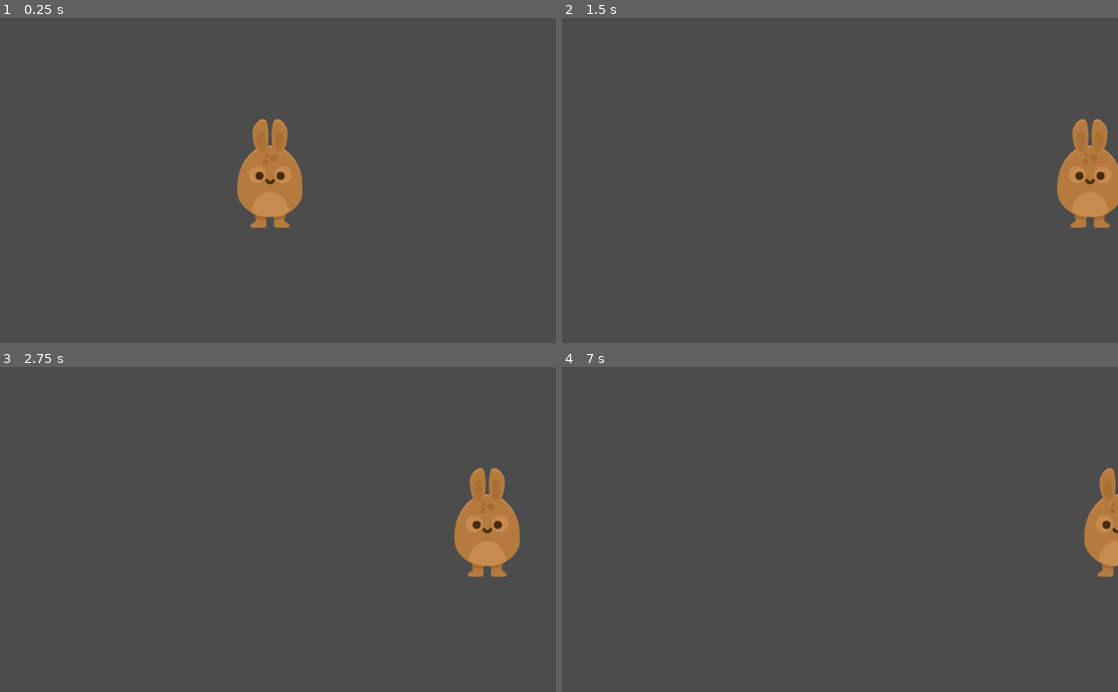
Above: before the commit, frames 1-4 (two rows, left to right).
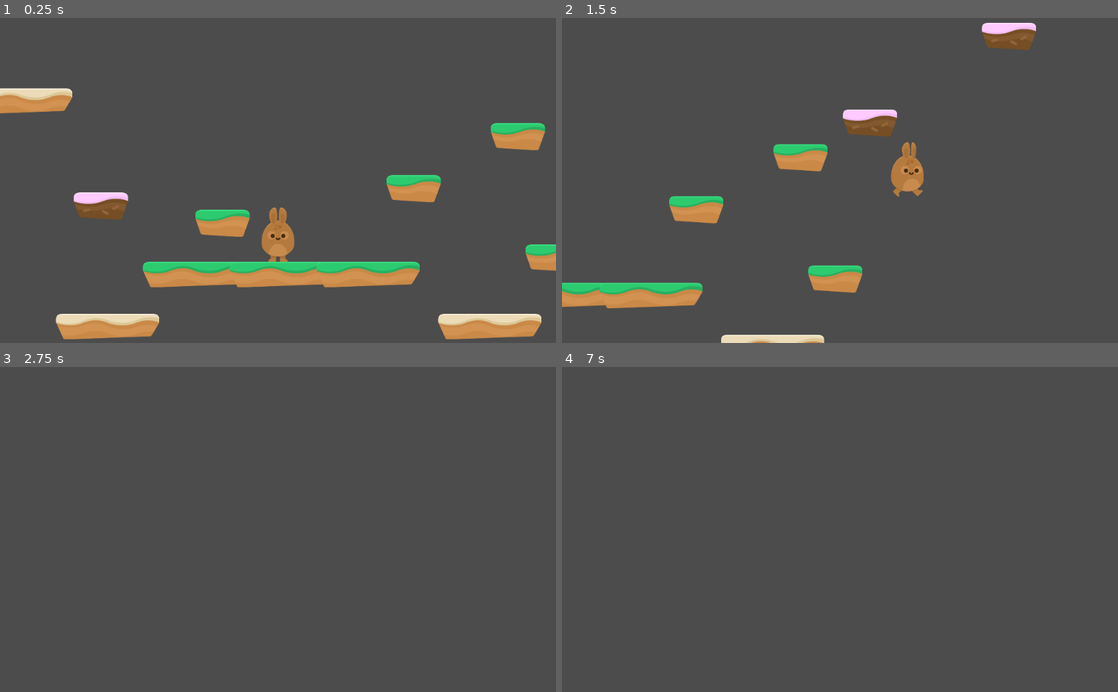
Above: after the commit, the same moments.

Repository: derek-diaz/Platformer
Game: Godot game, scene res://Levels/Level1.tscn
Same seed, same stepped clock (60 frames per second), same inputs: the game is played once before the commit and once after it. Before the commit the project starts from res://Player/Player.tscn.
Inputs:
- Up to frame 1 (0.25 s): no input
- Up to frame 2 (1.5 s): hold Space (jump, bound only after the commit) 0.53-1.28 s; hold D (Right) from 0.53 s (still down); tap Space (jump, bound only after the commit) at 1.35 s
- Up to frame 3 (2.75 s): tap Space (jump, bound only after the commit) at 1.52, 1.82 s; release D (Right) at 2.03 s; hold A (Left) from 2.03 s (still down); hold Space (jump, bound only after the commit) from 2.03 s (still down)
- Up to frame 4 (7 s): release A (Left) at 2.78 s; release Space (jump, bound only after the commit) at 2.78 s; hold D (Right) 2.78-4.28 s; tap Space (jump, bound only after the commit) at 2.85, 3.02, 3.32, 4.35, 4.52, 4.82, 5.85, 6.02, 6.32 s; tap Enter at 3.5, 5, 6.5 s; hold Space (jump, bound only after the commit) 3.53-4.28 s; hold A (Left) 4.28-5.03 s; hold D (Right) 5.03-5.78 s; hold Space (jump, bound only after the commit) 5.03-5.78 s; hold A (Left) from 5.78 s (still down); hold Space (jump, bound only after the commit) from 6.53 s (still down)

The runs differ from the first frame. In frame 1, 14% of the frame differs, in the area x 0-100%, y 21-99%; in frame 2, 9.3%; in frame 3, 2.7%; in frame 4, 1.4%.

Commit message:
Added Player and Tile system

Diff:
--- /dev/null
+++ b/Levels/Level1.tscn
@@ -0,0 +1,14 @@
+[gd_scene load_steps=3 format=2]
+
+[ext_resource path="res://Player/Player.tscn" type="PackedScene" id=1]
+[ext_resource path="res://Levels/Tileset.tres" type="TileSet" id=2]
+
+[node name="Level1" type="Node2D"]
+
+[node name="Player" parent="." instance=ExtResource( 1 )]
+
+[node name="TileMap" type="TileMap" parent="."]
+tile_set = ExtResource( 2 )
+collision_layer = 2
+format = 1
+tile_data = PoolIntArray( -851923, 1, 0, -458714, 1, 0, -196576, 1, 0, 196598, 4, 0, 131096, 1, 0, 262125, 1, 0, 327634, 1, 0, 262164, 3, 0, 458714, 1, 0, 524266, 1, 0, 458766, 3, 0, 589820, 1, 0, 589827, 3, 0, 720918, 3, 0, 786432, 2, 0, 786437, 2, 0, 786442, 2, 0, 983003, 1, 0, 1048571, 4, 0, 983057, 4, 0, 1179636, 4, 0, 1179637, 4, 0, 1179673, 4, 0, 1441773, 4, 0, 1572838, 4, 0, 1507361, 4, 0, 1769439, 4, 0, 1834969, 4, 0, 1769513, 4, 0, 1900505, 4, 0 )
--- /dev/null
+++ b/Levels/PlatformTiles.tscn
@@ -0,0 +1,84 @@
+[gd_scene load_steps=9 format=2]
+
+[ext_resource path="res://GFX/Environment/ground_sand.png" type="Texture" id=1]
+[ext_resource path="res://GFX/Environment/ground_cake.png" type="Texture" id=2]
+[ext_resource path="res://GFX/Environment/ground_snow.png" type="Texture" id=3]
+[ext_resource path="res://GFX/Environment/ground_snow_small.png" type="Texture" id=4]
+[ext_resource path="res://GFX/Environment/ground_sand_small.png" type="Texture" id=5]
+[ext_resource path="res://GFX/Environment/ground_cake_small.png" type="Texture" id=6]
+[ext_resource path="res://GFX/Environment/ground_grass.png" type="Texture" id=7]
+[ext_resource path="res://GFX/Environment/ground_grass_small.png" type="Texture" id=8]
+
+[node name="PlatformTiles" type="Node2D"]
+
+[node name="ground_cake" type="Sprite" parent="."]
+position = Vector2( 784.657, 204.789 )
+texture = ExtResource( 2 )
+
+[node name="StaticBody2D" type="StaticBody2D" parent="ground_cake"]
+
+[node name="CollisionPolygon2D" type="CollisionPolygon2D" parent="ground_cake/StaticBody2D"]
+polygon = PoolVector2Array( -159.454, 45.6096, -190.345, -14.3305, -189.779, -33.8854, -187.511, -39.8369, -183.544, -43.2377, -177.309, -47.0637, 171.279, -46.7803, 178.222, -45.7884, 182.757, -42.8126, 186.158, -39.8369, 188.283, -36.436, 189.7, -32.0432, 190.409, -16.0309, 161.502, 32.9981, 158.951, 34.5568, 153.424, 35.1237, -156.904, 46.7432 )
+
+[node name="ground_cake_small" type="Sprite" parent="."]
+position = Vector2( 816, 56 )
+texture = ExtResource( 6 )
+
+[node name="StaticBody2D" type="StaticBody2D" parent="ground_cake_small"]
+
+[node name="CollisionPolygon2D" type="CollisionPolygon2D" parent="ground_cake_small/StaticBody2D"]
+polygon = PoolVector2Array( -99.6522, -17.8644, -80.1327, 36.7902, -76.3634, 40.1556, 68.3501, 49.848, 72.3885, 48.7711, 74.9463, 47.4249, 77.6387, 43.9249, 101.062, -18.5375, 101.062, -37.5185, 98.3697, -41.4224, 96.2158, -44.5186, 93.2543, -47.0764, 88.9465, -49.3649, 85.0426, -50.0379, -84.4405, -50.3072, -84.4405, -50.3072, -88.7482, -48.5572, -93.7291, -45.1917, -96.8253, -42.0955, -99.1138, -36.9801 )
+
+[node name="ground_grass" type="Sprite" parent="."]
+position = Vector2( 223.722, 194.035 )
+texture = ExtResource( 7 )
+
+[node name="StaticBody2D2" type="StaticBody2D" parent="ground_grass"]
+
+[node name="CollisionPolygon2D" type="CollisionPolygon2D" parent="ground_grass/StaticBody2D2"]
+polygon = PoolVector2Array( -159.454, 45.6096, -190.345, -14.3305, -189.779, -33.8854, -187.511, -39.8369, -183.544, -43.2377, -177.309, -47.0637, 171.279, -46.7803, 178.222, -45.7884, 182.757, -42.8126, 186.158, -39.8369, 188.283, -36.436, 189.7, -32.0432, 190.409, -16.0309, 161.502, 32.9981, 158.951, 34.5568, 153.424, 35.1237, -156.904, 46.7432 )
+
+[node name="ground_grass_small" type="Sprite" parent="."]
+position = Vector2( 214.665, 70.0741 )
+texture = ExtResource( 8 )
+
+[node name="StaticBody2D2" type="StaticBody2D" parent="ground_grass_small"]
+
+[node name="CollisionPolygon2D" type="CollisionPolygon2D" parent="ground_grass_small/StaticBody2D2"]
+polygon = PoolVector2Array( -99.6522, -17.8644, -80.1327, 36.7902, -76.3634, 40.1556, 68.3501, 49.848, 72.3885, 48.7711, 74.9463, 47.4249, 77.6387, 43.9249, 101.062, -18.5375, 101.062, -37.5185, 98.3697, -41.4224, 96.2158, -44.5186, 93.2543, -47.0764, 88.9465, -49.3649, 85.0426, -50.0379, -84.4405, -50.3072, -84.4405, -50.3072, -88.7482, -48.5572, -93.7291, -45.1917, -96.8253, -42.0955, -99.1138, -36.9801 )
+
+[node name="ground_sand" type="Sprite" parent="."]
+position = Vector2( 785.224, 478.182 )
+texture = ExtResource( 1 )
+
+[node name="StaticBody2D3" type="StaticBody2D" parent="ground_sand"]
+
+[node name="CollisionPolygon2D" type="CollisionPolygon2D" parent="ground_sand/StaticBody2D3"]
+polygon = PoolVector2Array( -159.454, 45.6096, -190.345, -14.3305, -189.779, -33.8854, -187.511, -39.8369, -183.544, -43.2377, -177.309, -47.0637, 171.279, -46.7803, 178.222, -45.7884, 182.757, -42.8126, 186.158, -39.8369, 188.283, -36.436, 189.7, -32.0432, 190.409, -16.0309, 161.502, 32.9981, 158.951, 34.5568, 153.424, 35.1237, -156.904, 46.7432 )
+
+[node name="ground_sand_small" type="Sprite" parent="."]
+position = Vector2( 781.261, 356.485 )
+texture = ExtResource( 5 )
+
+[node name="StaticBody2D3" type="StaticBody2D" parent="ground_sand_small"]
+
+[node name="CollisionPolygon2D" type="CollisionPolygon2D" parent="ground_sand_small/StaticBody2D3"]
+polygon = PoolVector2Array( -99.6522, -17.8644, -80.1327, 36.7902, -76.3634, 40.1556, 68.3501, 49.848, 72.3885, 48.7711, 74.9463, 47.4249, 77.6387, 43.9249, 101.062, -18.5375, 101.062, -37.5185, 98.3697, -41.4224, 96.2158, -44.5186, 93.2543, -47.0764, 88.9465, -49.3649, 85.0426, -50.0379, -84.4405, -50.3072, -84.4405, -50.3072, -88.7482, -48.5572, -93.7291, -45.1917, -96.8253, -42.0955, -99.1138, -36.9801 )
+
+[node name="ground_snow" type="Sprite" parent="."]
+position = Vector2( 233.344, 494.031 )
+texture = ExtResource( 3 )
+
+[node name="StaticBody2D4" type="StaticBody2D" parent="ground_snow"]
+
+[node name="CollisionPolygon2D" type="CollisionPolygon2D" parent="ground_snow/StaticBody2D4"]
+polygon = PoolVector2Array( -159.454, 45.6096, -190.345, -14.3305, -189.779, -33.8854, -187.511, -39.8369, -183.544, -43.2377, -177.309, -47.0637, 171.279, -46.7803, 178.222, -45.7884, 182.757, -42.8126, 186.158, -39.8369, 188.283, -36.436, 189.7, -32.0432, 190.409, -16.0309, 161.502, 32.9981, 158.951, 34.5568, 153.424, 35.1237, -156.904, 46.7432 )
+
+[node name="ground_snow_small" type="Sprite" parent="."]
+position = Vector2( 203.91, 359.316 )
+texture = ExtResource( 4 )
+
+[node name="StaticBody2D4" type="StaticBody2D" parent="ground_snow_small"]
+
+[node name="CollisionPolygon2D" type="CollisionPolygon2D" parent="ground_snow_small/StaticBody2D4"]
+polygon = PoolVector2Array( -99.6522, -17.8644, -80.1327, 36.7902, -76.3634, 40.1556, 68.3501, 49.848, 72.3885, 48.7711, 74.9463, 47.4249, 77.6387, 43.9249, 101.062, -18.5375, 101.062, -37.5185, 98.3697, -41.4224, 96.2158, -44.5186, 93.2543, -47.0764, 88.9465, -49.3649, 85.0426, -50.0379, -84.4405, -50.3072, -84.4405, -50.3072, -88.7482, -48.5572, -93.7291, -45.1917, -96.8253, -42.0955, -99.1138, -36.9801 )
--- /dev/null
+++ b/Levels/Tileset.tres
@@ -0,0 +1,204 @@
+[gd_resource type="TileSet" load_steps=17 format=2]
+
+[ext_resource path="res://GFX/Environment/ground_sand.png" type="Texture" id=1]
+[ext_resource path="res://GFX/Environment/ground_cake.png" type="Texture" id=2]
+[ext_resource path="res://GFX/Environment/ground_snow.png" type="Texture" id=3]
+[ext_resource path="res://GFX/Environment/ground_snow_small.png" type="Texture" id=4]
+[ext_resource path="res://GFX/Environment/ground_sand_small.png" type="Texture" id=5]
+[ext_resource path="res://GFX/Environment/ground_cake_small.png" type="Texture" id=6]
+[ext_resource path="res://GFX/Environment/ground_grass.png" type="Texture" id=7]
+[ext_resource path="res://GFX/Environment/ground_grass_small.png" type="Texture" id=8]
+
+[sub_resource type="ConvexPolygonShape2D" id=1]
+points = PoolVector2Array( -159.454, 45.6096, -190.345, -14.3305, -189.779, -33.8854, -187.511, -39.8369, -183.544, -43.2377, -177.309, -47.0637, 171.279, -46.7803, 178.222, -45.7884, 182.757, -42.8126, 186.158, -39.8369, 188.283, -36.436, 189.7, -32.0432, 190.409, -16.0309, 161.502, 32.9981, 158.951, 34.5568, 153.424, 35.1237, -156.904, 46.7432 )
+
+[sub_resource type="ConvexPolygonShape2D" id=2]
+points = PoolVector2Array( -99.1138, -36.9801, -96.8253, -42.0955, -93.7291, -45.1917, -88.7482, -48.5572, -84.4405, -50.3072, -84.4405, -50.3072, 85.0426, -50.0379, 88.9465, -49.3649, 93.2543, -47.0764, 96.2158, -44.5186, 98.3697, -41.4224, 101.062, -37.5185, 101.062, -18.5375, 77.6387, 43.9249, 74.9463, 47.4249, 72.3885, 48.7711, 68.3501, 49.848, -76.3634, 40.1556, -80.1327, 36.7902, -99.6522, -17.8644 )
+
+[sub_resource type="ConvexPolygonShape2D" id=3]
+points = PoolVector2Array( -159.454, 45.6096, -190.345, -14.3305, -189.779, -33.8854, -187.511, -39.8369, -183.544, -43.2377, -177.309, -47.0637, 171.279, -46.7803, 178.222, -45.7884, 182.757, -42.8126, 186.158, -39.8369, 188.283, -36.436, 189.7, -32.0432, 190.409, -16.0309, 161.502, 32.9981, 158.951, 34.5568, 153.424, 35.1237, -156.904, 46.7432 )
+
+[sub_resource type="ConvexPolygonShape2D" id=4]
+points = PoolVector2Array( -99.1138, -36.9801, -96.8253, -42.0955, -93.7291, -45.1917, -88.7482, -48.5572, -84.4405, -50.3072, -84.4405, -50.3072, 85.0426, -50.0379, 88.9465, -49.3649, 93.2543, -47.0764, 96.2158, -44.5186, 98.3697, -41.4224, 101.062, -37.5185, 101.062, -18.5375, 77.6387, 43.9249, 74.9463, 47.4249, 72.3885, 48.7711, 68.3501, 49.848, -76.3634, 40.1556, -80.1327, 36.7902, -99.6522, -17.8644 )
+
+[sub_resource type="ConvexPolygonShape2D" id=5]
+points = PoolVector2Array( -159.454, 45.6096, -190.345, -14.3305, -189.779, -33.8854, -187.511, -39.8369, -183.544, -43.2377, -177.309, -47.0637, 171.279, -46.7803, 178.222, -45.7884, 182.757, -42.8126, 186.158, -39.8369, 188.283, -36.436, 189.7, -32.0432, 190.409, -16.0309, 161.502, 32.9981, 158.951, 34.5568, 153.424, 35.1237, -156.904, 46.7432 )
+
+[sub_resource type="ConvexPolygonShape2D" id=6]
+points = PoolVector2Array( -99.1138, -36.9801, -96.8253, -42.0955, -93.7291, -45.1917, -88.7482, -48.5572, -84.4405, -50.3072, -84.4405, -50.3072, 85.0426, -50.0379, 88.9465, -49.3649, 93.2543, -47.0764, 96.2158, -44.5186, 98.3697, -41.4224, 101.062, -37.5185, 101.062, -18.5375, 77.6387, 43.9249, 74.9463, 47.4249, 72.3885, 48.7711, 68.3501, 49.848, -76.3634, 40.1556, -80.1327, 36.7902, -99.6522, -17.8644 )
+
+[sub_resource type="ConvexPolygonShape2D" id=7]
+points = PoolVector2Array( -159.454, 45.6096, -190.345, -14.3305, -189.779, -33.8854, -187.511, -39.8369, -183.544, -43.2377, -177.309, -47.0637, 171.279, -46.7803, 178.222, -45.7884, 182.757, -42.8126, 186.158, -39.8369, 188.283, -36.436, 189.7, -32.0432, 190.409, -16.0309, 161.502, 32.9981, 158.951, 34.5568, 153.424, 35.1237, -156.904, 46.7432 )
+
+[sub_resource type="ConvexPolygonShape2D" id=8]
+points = PoolVector2Array( -99.1138, -36.9801, -96.8253, -42.0955, -93.7291, -45.1917, -88.7482, -48.5572, -84.4405, -50.3072, -84.4405, -50.3072, 85.0426, -50.0379, 88.9465, -49.3649, 93.2543, -47.0764, 96.2158, -44.5186, 98.3697, -41.4224, 101.062, -37.5185, 101.062, -18.5375, 77.6387, 43.9249, 74.9463, 47.4249, 72.3885, 48.7711, 68.3501, 49.848, -76.3634, 40.1556, -80.1327, 36.7902, -99.6522, -17.8644 )
+
+[resource]
+0/name = "ground_cake"
+0/texture = ExtResource( 2 )
+0/tex_offset = Vector2( 0, 0 )
+0/modulate = Color( 1, 1, 1, 1 )
+0/region = Rect2( 0, 0, 380, 94 )
+0/tile_mode = 0
+0/occluder_offset = Vector2( 190, 47 )
+0/navigation_offset = Vector2( 190, 47 )
+0/shape_offset = Vector2( 190, 47 )
+0/shape_transform = Transform2D( 1, 0, 0, 1, 190, 47 )
+0/shape = SubResource( 1 )
+0/shape_one_way = false
+0/shape_one_way_margin = 1.0
+0/shapes = [ {
+"autotile_coord": Vector2( 0, 0 ),
+"one_way": false,
+"one_way_margin": 1.0,
+"shape": SubResource( 1 ),
+"shape_transform": Transform2D( 1, 0, 0, 1, 190, 47 )
+} ]
+0/z_index = 0
+1/name = "ground_cake_small"
+1/texture = ExtResource( 6 )
+1/tex_offset = Vector2( 0, 0 )
+1/modulate = Color( 1, 1, 1, 1 )
+1/region = Rect2( 0, 0, 201, 100 )
+1/tile_mode = 0
+1/occluder_offset = Vector2( 100.5, 50 )
+1/navigation_offset = Vector2( 100.5, 50 )
+1/shape_offset = Vector2( 100.5, 50 )
+1/shape_transform = Transform2D( 1, 0, 0, 1, 100.5, 50 )
+1/shape = SubResource( 2 )
+1/shape_one_way = false
+1/shape_one_way_margin = 1.0
+1/shapes = [ {
+"autotile_coord": Vector2( 0, 0 ),
+"one_way": false,
+"one_way_margin": 1.0,
+"shape": SubResource( 2 ),
+"shape_transform": Transform2D( 1, 0, 0, 1, 100.5, 50 )
+} ]
+1/z_index = 0
+2/name = "ground_grass"
+2/texture = ExtResource( 7 )
+2/tex_offset = Vector2( 0, 0 )
+2/modulate = Color( 1, 1, 1, 1 )
+2/region = Rect2( 0, 0, 380, 94 )
+2/tile_mode = 0
+2/occluder_offset = Vector2( 190, 47 )
+2/navigation_offset = Vector2( 190, 47 )
+2/shape_offset = Vector2( 190, 47 )
+2/shape_transform = Transform2D( 1, 0, 0, 1, 190, 47 )
+2/shape = SubResource( 3 )
+2/shape_one_way = false
+2/shape_one_way_margin = 1.0
+2/shapes = [ {
+"autotile_coord": Vector2( 0, 0 ),
+"one_way": false,
+"one_way_margin": 1.0,
+"shape": SubResource( 3 ),
+"shape_transform": Transform2D( 1, 0, 0, 1, 190, 47 )
+} ]
+2/z_index = 0
+3/name = "ground_grass_small"
+3/texture = ExtResource( 8 )
+3/tex_offset = Vector2( 0, 0 )
+3/modulate = Color( 1, 1, 1, 1 )
+3/region = Rect2( 0, 0, 201, 100 )
+3/tile_mode = 0
+3/occluder_offset = Vector2( 100.5, 50 )
+3/navigation_offset = Vector2( 100.5, 50 )
+3/shape_offset = Vector2( 100.5, 50 )
+3/shape_transform = Transform2D( 1, 0, 0, 1, 100.5, 50 )
+3/shape = SubResource( 4 )
+3/shape_one_way = false
+3/shape_one_way_margin = 1.0
+3/shapes = [ {
+"autotile_coord": Vector2( 0, 0 ),
+"one_way": false,
+"one_way_margin": 1.0,
+"shape": SubResource( 4 ),
+"shape_transform": Transform2D( 1, 0, 0, 1, 100.5, 50 )
+} ]
+3/z_index = 0
+4/name = "ground_sand"
+4/texture = ExtResource( 1 )
+4/tex_offset = Vector2( 0, 0 )
+4/modulate = Color( 1, 1, 1, 1 )
+4/region = Rect2( 0, 0, 380, 94 )
+4/tile_mode = 0
+4/occluder_offset = Vector2( 190, 47 )
+4/navigation_offset = Vector2( 190, 47 )
+4/shape_offset = Vector2( 190, 47 )
+4/shape_transform = Transform2D( 1, 0, 0, 1, 190, 47 )
+4/shape = SubResource( 5 )
+4/shape_one_way = false
+4/shape_one_way_margin = 1.0
+4/shapes = [ {
+"autotile_coord": Vector2( 0, 0 ),
+"one_way": false,
+"one_way_margin": 1.0,
+"shape": SubResource( 5 ),
+"shape_transform": Transform2D( 1, 0, 0, 1, 190, 47 )
+} ]
+4/z_index = 0
+5/name = "ground_sand_small"
+5/texture = ExtResource( 5 )
+5/tex_offset = Vector2( 0, 0 )
+5/modulate = Color( 1, 1, 1, 1 )
+5/region = Rect2( 0, 0, 201, 100 )
+5/tile_mode = 0
+5/occluder_offset = Vector2( 100.5, 50 )
+5/navigation_offset = Vector2( 100.5, 50 )
+5/shape_offset = Vector2( 100.5, 50 )
+5/shape_transform = Transform2D( 1, 0, 0, 1, 100.5, 50 )
+5/shape = SubResource( 6 )
+5/shape_one_way = false
+5/shape_one_way_margin = 1.0
+5/shapes = [ {
+"autotile_coord": Vector2( 0, 0 ),
+"one_way": false,
+"one_way_margin": 1.0,
+"shape": SubResource( 6 ),
+"shape_transform": Transform2D( 1, 0, 0, 1, 100.5, 50 )
+} ]
+5/z_index = 0
+6/name = "ground_snow"
+6/texture = ExtResource( 3 )
+6/tex_offset = Vector2( 0, 0 )
+6/modulate = Color( 1, 1, 1, 1 )
+6/region = Rect2( 0, 0, 380, 94 )
+6/tile_mode = 0
+6/occluder_offset = Vector2( 190, 47 )
+6/navigation_offset = Vector2( 190, 47 )
+6/shape_offset = Vector2( 190, 47 )
+6/shape_transform = Transform2D( 1, 0, 0, 1, 190, 47 )
+6/shape = SubResource( 7 )
+6/shape_one_way = false
+6/shape_one_way_margin = 1.0
+6/shapes = [ {
+"autotile_coord": Vector2( 0, 0 ),
+"one_way": false,
+"one_way_margin": 1.0,
+"shape": SubResource( 7 ),
+"shape_transform": Transform2D( 1, 0, 0, 1, 190, 47 )
+} ]
+6/z_index = 0
+7/name = "ground_snow_small"
+7/texture = ExtResource( 4 )
+7/tex_offset = Vector2( 0, 0 )
+7/modulate = Color( 1, 1, 1, 1 )
+7/region = Rect2( 0, 0, 201, 100 )
+7/tile_mode = 0
+7/occluder_offset = Vector2( 100.5, 50 )
+7/navigation_offset = Vector2( 100.5, 50 )
+7/shape_offset = Vector2( 100.5, 50 )
+7/shape_transform = Transform2D( 1, 0, 0, 1, 100.5, 50 )
+7/shape = SubResource( 8 )
+7/shape_one_way = false
+7/shape_one_way_margin = 1.0
+7/shapes = [ {
+"autotile_coord": Vector2( 0, 0 ),
+"one_way": false,
+"one_way_margin": 1.0,
+"shape": SubResource( 8 ),
+"shape_transform": Transform2D( 1, 0, 0, 1, 100.5, 50 )
+} ]
+7/z_index = 0
--- a/Player/Player.gd
+++ b/Player/Player.gd
@@ -2,13 +2,38 @@
 
 var motion = Vector2(0,0)
 
-const SPEED = 500
+const SPEED = 1500
+const GRAVITY = 300
+const UP = Vector2(0,-1)
+const JUMP_SPEED = 5000
+
+signal animate
 
 func _physics_process(delta):
+	apply_gravity()
+	jump()
+	move()
+	animate()
+	move_and_slide(motion, UP)
+
+
+func apply_gravity():
+	if is_on_floor():
+		motion.y = 0
+	else:
+		motion.y += GRAVITY
+
+func jump():
+	if Input.is_action_pressed("jump") and is_on_floor():
+		motion.y -= JUMP_SPEED
+
+func move():
 	if Input.is_action_pressed("Left") and not Input.is_action_pressed("Right"):
 		motion.x = -SPEED
 	elif Input.is_action_pressed("Right") and not Input.is_action_pressed("Left"):
 		motion.x = SPEED
 	else:
 		motion.x = 0
-	move_and_slide(motion)
+
+func animate():
+	emit_signal("animate", motion)
--- a/Player/Player.tscn
+++ b/Player/Player.tscn
@@ -1,6 +1,6 @@
 [gd_scene load_steps=4 format=2]
 
-[ext_resource path="res://GFX/Players/bunny1_stand.png" type="Texture" id=1]
+[ext_resource path="res://Player/PlayerAnimation.tscn" type="PackedScene" id=1]
 [ext_resource path="res://Player/Player.gd" type="Script" id=2]
 
 [sub_resource type="CapsuleShape2D" id=1]
@@ -9,13 +9,20 @@
 
 [node name="Player" type="KinematicBody2D"]
 position = Vector2( 497.429, 286.445 )
+collision_mask = 2
 script = ExtResource( 2 )
 __meta__ = {
 "_edit_group_": true
 }
 
-[node name="Sprite" type="Sprite" parent="."]
-texture = ExtResource( 1 )
+[node name="CollisionShape2D" type="CollisionShape2D" parent="."]
+visible = false
+shape = SubResource( 1 )
 
-[node name="CollisionShape2D" type="CollisionShape2D" parent="."]
-shape = SubResource( 1 )
+[node name="PlayerAnimation" parent="." instance=ExtResource( 1 )]
+
+[node name="Camera2D" type="Camera2D" parent="."]
+current = true
+zoom = Vector2( 2, 2 )
+smoothing_enabled = true
+[connection signal="animate" from="." to="PlayerAnimation" method="_on_Player_animate"]
--- /dev/null
+++ b/Player/PlayerAnimation.gd
@@ -0,0 +1,13 @@
+extends AnimatedSprite
+
+func _on_Player_animate(motion):
+	if motion.y < 0:
+		play("jump")
+	elif motion.x < 0:
+		play("walk")
+		flip_h = true
+	elif motion.x > 0:
+		play("walk")
+		flip_h = false
+	else:
+		play("idle")
--- /dev/null
+++ b/Player/PlayerAnimation.tscn
@@ -0,0 +1,31 @@
+[gd_scene load_steps=8 format=2]
+
+[ext_resource path="res://GFX/Players/bunny1_walk1.png" type="Texture" id=1]
+[ext_resource path="res://GFX/Players/bunny1_walk2.png" type="Texture" id=2]
+[ext_resource path="res://GFX/Players/bunny1_jump.png" type="Texture" id=3]
+[ext_resource path="res://GFX/Players/bunny1_ready.png" type="Texture" id=4]
+[ext_resource path="res://GFX/Players/bunny1_stand.png" type="Texture" id=5]
+[ext_resource path="res://Player/PlayerAnimation.gd" type="Script" id=6]
+
+[sub_resource type="SpriteFrames" id=1]
+animations = [ {
+"frames": [ ExtResource( 4 ), ExtResource( 5 ) ],
+"loop": true,
+"name": "idle",
+"speed": 5.0
+}, {
+"frames": [ ExtResource( 3 ) ],
+"loop": true,
+"name": "jump",
+"speed": 5.0
+}, {
+"frames": [ ExtResource( 1 ), ExtResource( 2 ) ],
+"loop": true,
+"name": "walk",
+"speed": 10.0
+} ]
+
+[node name="PlayerAnimation" type="AnimatedSprite"]
+frames = SubResource( 1 )
+animation = "walk"
+script = ExtResource( 6 )
--- a/project.godot
+++ b/project.godot
@@ -16,7 +16,7 @@
 [application]
 
 config/name="Platformer"
-run/main_scene="res://Player/Player.tscn"
+run/main_scene="res://Levels/Level1.tscn"
 config/icon="res://icon.png"
 
 [input]
@@ -31,6 +31,17 @@
 "events": [ Object(InputEventKey,"resource_local_to_scene":false,"resource_name":"","device":0,"alt":false,"shift":false,"control":false,"meta":false,"command":false,"pressed":false,"scancode":68,"unicode":0,"echo":false,"script":null)
  ]
 }
+jump={
+"deadzone": 0.5,
+"events": [ Object(InputEventKey,"resource_local_to_scene":false,"resource_name":"","device":0,"alt":false,"shift":false,"control":false,"meta":false,"command":false,"pressed":false,"scancode":32,"unicode":0,"echo":false,"script":null)
+, Object(InputEventKey,"resource_local_to_scene":false,"resource_name":"","device":0,"alt":false,"shift":false,"control":false,"meta":false,"command":false,"pressed":false,"scancode":87,"unicode":0,"echo":false,"script":null)
+ ]
+}
+
+[layer_names]
+
+2d_physics/layer_1="Player"
+2d_physics/layer_2="Terrain"
 
 [rendering]
 
